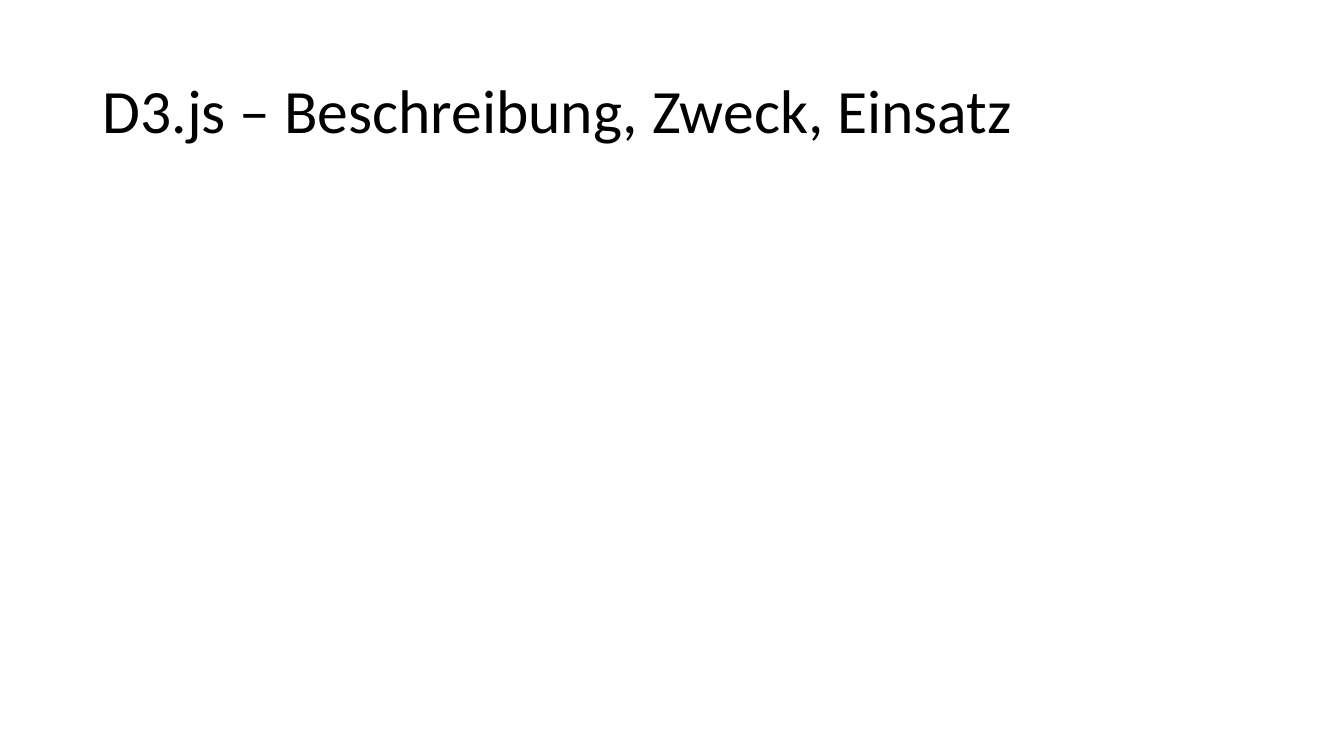
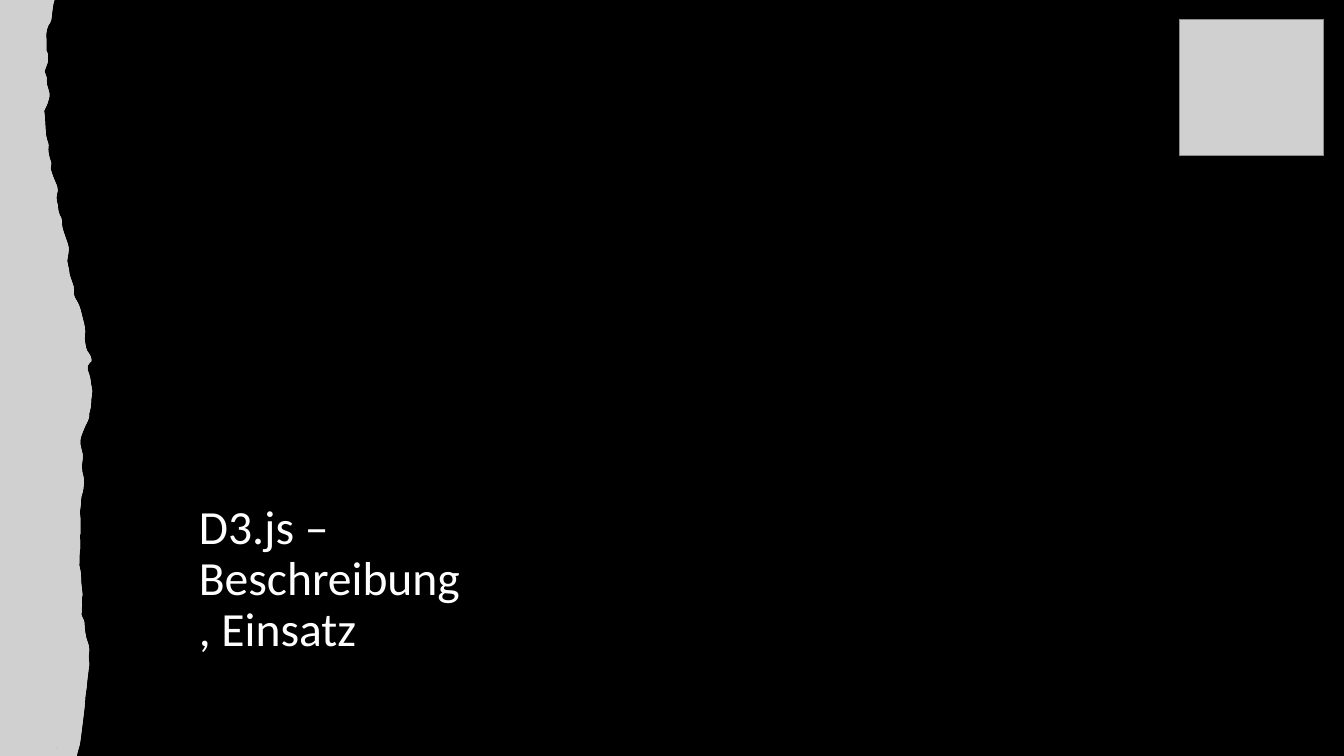
Before and after one commit to anna-staub/leiterlispiel, a slide deck: slide 4 of documents/JavaScript_Libraries/Gruppe_C_Praesentation_JSLibraries.pptx. Drawn at 1344x756 pixels with LibreOffice and Linux fonts; fonts in the diff are those of the drawing; grey boxes stand for pictures. Boxes give left, top, right and bottom in pixels: in the first picture for what was removed or moved away, otherwise in the second. Text is boxed around its words. In the diff, an @@ line names an element or a change of style, - is before the commit and + after.

```diff
--- a/documents/JavaScript_Libraries/Gruppe_C_Praesentation_JSLibraries.pptx
+++ b/documents/JavaScript_Libraries/Gruppe_C_Praesentation_JSLibraries.pptx
@@ background #FFFFFF to #000000 @@
@@ freeform shape added at [1, 0, 92, 756], fill #FFFFFF @@
@@ picture added at [1, 0, 92, 756] @@
@@ picture added at [1181, 19, 1325, 155] @@
@@ title "D3.js – Beschreibung, Einsatz" at [199, 511, 460, 647]: vertical alignment middle to bottom @@
@@ title at [199, 511, 460, 647]: text changed; size 44 to 34 pt; text colour #000000 to #FFFFFF @@
-D3.js – Beschreibung, Zweck, Einsatz
+D3.js – Beschreibung, Einsatz
```
Also in this commit, not shown: 8 other slides changed, 2 slides added, 1 slide removed, 3 other files.
